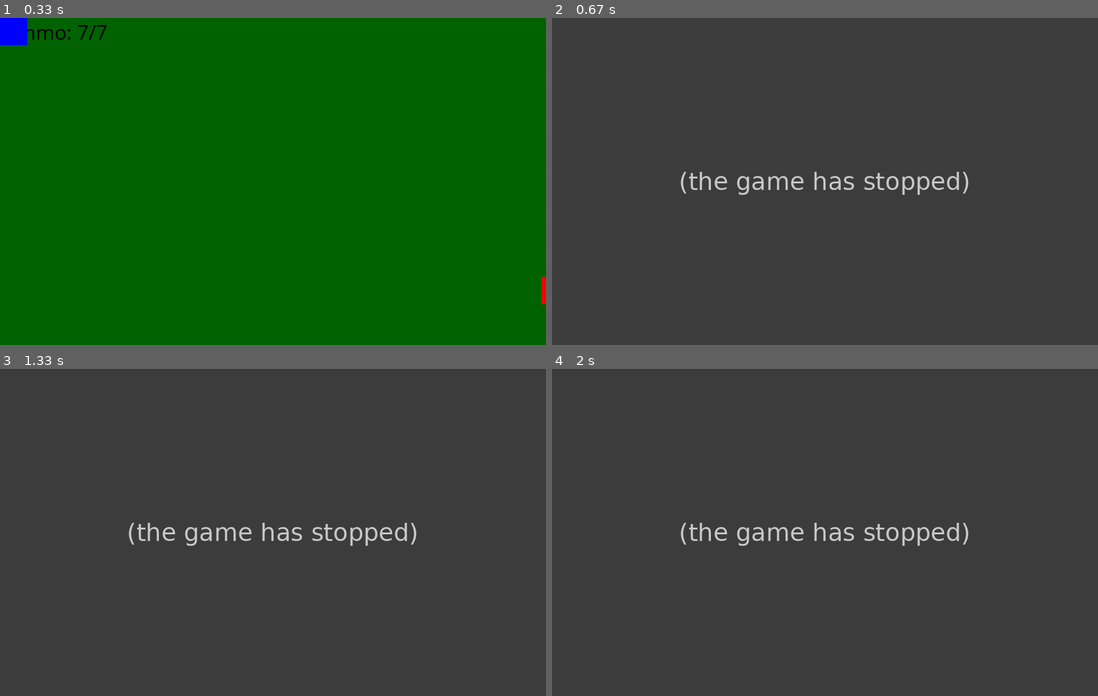
Above: before the commit, frames 1-4 (two rows, left to right).
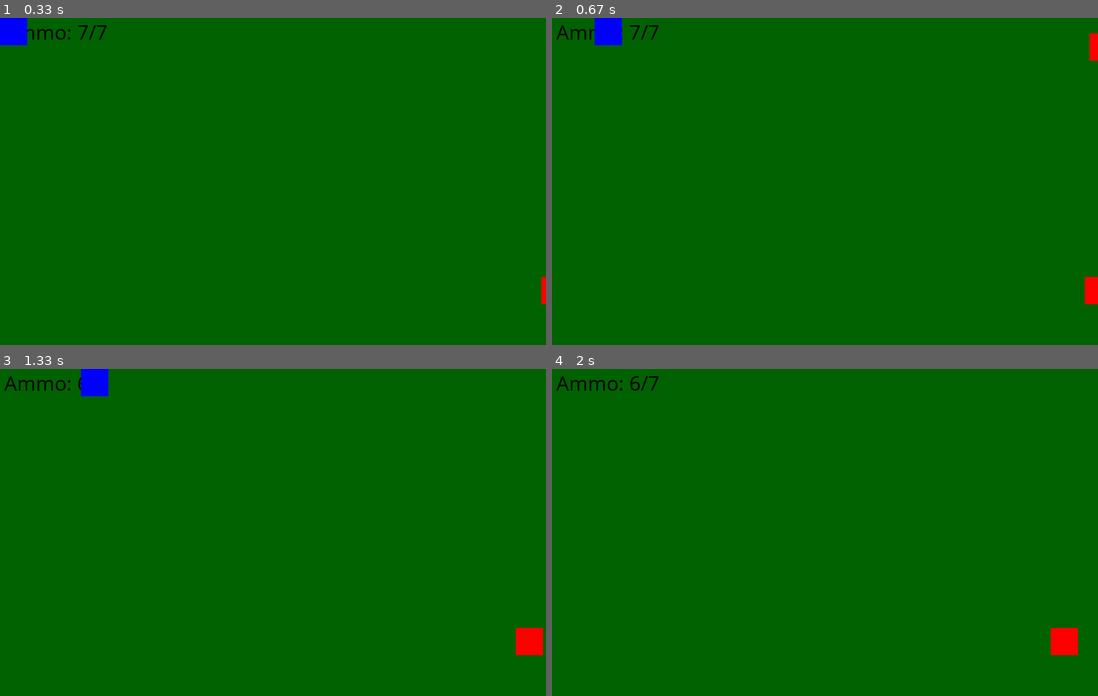
Above: after the commit, the same moments.

Repository: psython/PygameProject
Game: pygame game, started from main.py
The game is run twice, just before and just after one commit, with the same random seed, the same clock (stepped at 60 frames per second) and the same inputs.
Inputs (mouse positions are in pixels of both pictures, inside the frame that each line leads up to):
- Up to frame 1 (0.33 s): no input
- Up to frame 2 (0.67 s): hold Esc from 0.33 s (still down); hold D from 0.33 s (still down)
- Up to frame 3 (1.33 s): release Esc at 0.8 s; release D at 0.8 s; click (251, 545) at 0.88 s; hold D from 1.17 s (still down)
- Up to frame 4 (2 s): release D at 1.63 s; hold W 1.67-1.97 s

Frame 1 is identical in both runs. In frame 2, 100% of the frame differs, in the area x 0-100%, y 0-100%; in frame 3, 100%; in frame 4, 100%.
Before the commit the program exited at 0.33 s; later frames show no game.

Commit message:
Game exit
Windows [x] exits the game now

Diff:
--- a/main.py
+++ b/main.py
@@ -46,8 +46,7 @@
                 if event.key == pygame.K_r:
                     pistole.reload()
                 if event.key == pygame.K_ESCAPE:
-                    pygame.quit()
-                    sys.exit()
+                    GameOver == True
 
             if event.type == pygame.KEYUP:
                 if event.key == pygame.K_s or event.key == pygame.K_w:
@@ -58,6 +57,9 @@
             if event.type == pygame.MOUSEBUTTONDOWN:
                 pistole.fire(player.rect.center, mainGroup, bulletGroup)
 
+            if event.type == pygame.QUIT:
+                GameOver = True
+
         screen.fill((0, 100, 0))
         screen.blit(ammoStatus.display('Ammo: '+str(pistole.bullets)+'/7'), (10, 0))
         pygame.sprite.groupcollide(bulletGroup, enemyGroup, dokilla=True, dokillb=True)
@@ -65,5 +67,8 @@
         mainGroup.draw(screen)
         pygame.display.update()
 
+    pygame.quit()
+    sys.exit()
+
 if __name__ == '__main__':
     main()
